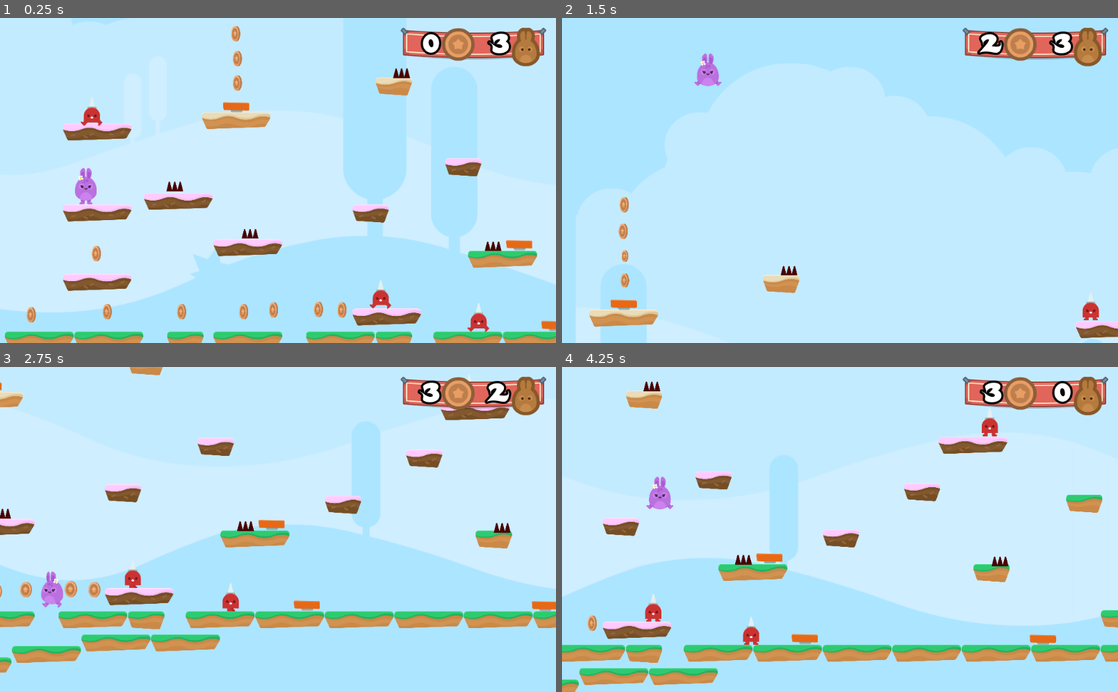
Above: before the commit, frames 1-4 (two rows, left to right).
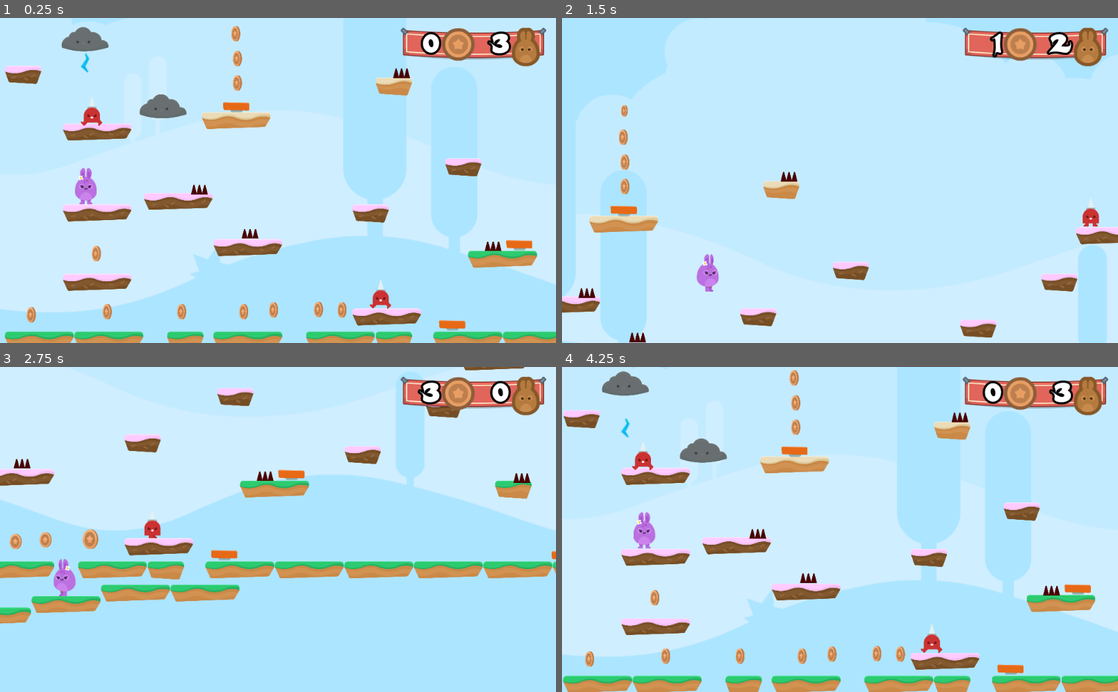
Above: after the commit, the same moments.

Repository: Pahutich/hoppy-days
Game: Godot game, scene res://Levels/Level1.tscn
Same seed, same stepped clock (60 frames per second), same inputs: the game is played once before the commit and once after it.
Inputs (mouse positions are in pixels of both pictures, inside the frame that each line leads up to):
- Up to frame 1 (0.25 s): no input
- Up to frame 2 (1.5 s): hold D (right) from 0.53 s (still down); tap Space (jump) at 0.77 s
- Up to frame 3 (2.75 s): tap Space (jump) at 1.52 s; release D (right) at 2.03 s; hold A (left) from 2.03 s (still down)
- Up to frame 4 (4.25 s): release A (left) at 2.78 s; hold D (right) 2.78-3.5 s; tap Space (jump) at 3.02 s; click (745, 575) at 3.52 s

The runs differ from the first frame. In frame 1, 1.8% of the frame differs, in the area x 0-100%, y 2-97%; in frame 2, 6.9%; in frame 3, 33%; in frame 4, 39%, in the area x 0-100%, y 0-100%.

Commit message:
32. Making the Cloud NPC

Diff:
--- a/Levels/Level1.tscn
+++ b/Levels/Level1.tscn
@@ -9,6 +9,7 @@
 [ext_resource path="res://GUI/GUI.tscn" type="PackedScene" id=7]
 [ext_resource path="res://Items/Coin.tscn" type="PackedScene" id=8]
 [ext_resource path="res://NPCs/Spikeman.tscn" type="PackedScene" id=9]
+[ext_resource path="res://NPCs/Cloud.tscn" type="PackedScene" id=10]
 
 [node name="Level1" type="Node2D"]
 script = ExtResource( 6 )
@@ -28,12 +29,12 @@
 tile_set = ExtResource( 2 )
 collision_layer = 2
 format = 1
-tile_data = PoolIntArray( -458720, 5, 0, -262127, 4, 0, -196603, 0, …(524 unchanged characters)…
+tile_data = PoolIntArray( -524288, 1, 0, -458720, 5, 0, -262127, 4, 0, -196603, 0, …(524 unchanged characters)…
 
 [node name="Hazards" type="Node" parent="."]
 
 [node name="SpikeTop" parent="Hazards" instance=ExtResource( 3 )]
-position = Vector2( 943, 916 )
+position = Vector2( 1079, 933 )
 
 [node name="SpikeTop2" parent="Hazards" instance=ExtResource( 3 )]
 position = Vector2( 1359, 1178 )
@@ -60,7 +61,7 @@
 position = Vector2( 2846, 1241 )
 
 [node name="JumpPad2" parent="JumpPads" instance=ExtResource( 5 )]
-position = Vector2( 3041, 1688 )
+position = Vector2( 2475, 1685 )
 
 [node name="JumpPad3" parent="JumpPads" instance=ExtResource( 5 )]
 position = Vector2( 4356, 1691 )
@@ -108,9 +109,6 @@
 
 [node name="NPCs" type="Node" parent="."]
 
-[node name="Spikeman" parent="NPCs" instance=ExtResource( 9 )]
-position = Vector2( 2645, 1641 )
-
 [node name="Spikeman2" parent="NPCs" instance=ExtResource( 9 )]
 position = Vector2( 508, 501 )
 
@@ -122,3 +120,9 @@
 
 [node name="Spikeman5" parent="NPCs" instance=ExtResource( 9 )]
 position = Vector2( 2104, 1513 )
+
+[node name="Cloud" parent="NPCs" instance=ExtResource( 10 )]
+position = Vector2( 510, 100 )
+
+[node name="Cloud2" parent="NPCs" instance=ExtResource( 10 )]
+position = Vector2( 941, 471 )
--- /dev/null
+++ b/NPCs/Cloud.gd
@@ -0,0 +1,16 @@
+extends Node2D
+
+var timeout = false
+
+func _process(delta):
+	if $Sprite/RayCast2D.is_colliding():
+		fire()
+
+func fire():
+	if not timeout:
+		$Sprite/RayCast2D.add_child(load("res://NPCs/Lightning.tscn").instance())
+		$Sprite/Timer.start()
+		timeout = true
+
+func _on_Timer_timeout():
+	timeout = false
--- /dev/null
+++ b/NPCs/Cloud.tscn
@@ -0,0 +1,59 @@
+[gd_scene load_steps=5 format=2]
+
+[ext_resource path="res://GFX/Enemies/cloud.png" type="Texture" id=1]
+[ext_resource path="res://NPCs/Cloud.gd" type="Script" id=2]
+
+[sub_resource type="Animation" id=1]
+resource_name = "CloudDrift"
+length = 8.0
+loop = true
+step = 1.0
+tracks/0/type = "value"
+tracks/0/path = NodePath(".:position")
+tracks/0/interp = 1
+tracks/0/loop_wrap = true
+tracks/0/imported = false
+tracks/0/enabled = true
+tracks/0/keys = {
+"times": PoolRealArray( 0, 2, 6 ),
+"transitions": PoolRealArray( 1, 1, 1 ),
+"update": 0,
+"values": [ Vector2( 0, 0 ), Vector2( -500, 0 ), Vector2( 500, 0 ) ]
+}
+
+[sub_resource type="Animation" id=2]
+length = 0.001
+tracks/0/type = "value"
+tracks/0/path = NodePath(".:position")
+tracks/0/interp = 1
+tracks/0/loop_wrap = true
+tracks/0/imported = false
+tracks/0/enabled = true
+tracks/0/keys = {
+"times": PoolRealArray( 0 ),
+"transitions": PoolRealArray( 1 ),
+"update": 0,
+"values": [ Vector2( 0, 0 ) ]
+}
+
+[node name="Cloud" type="Node2D"]
+script = ExtResource( 2 )
+
+[node name="Sprite" type="Sprite" parent="."]
+self_modulate = Color( 0.462745, 0.462745, 0.462745, 1 )
+texture = ExtResource( 1 )
+
+[node name="AnimationPlayer" type="AnimationPlayer" parent="Sprite"]
+autoplay = "CloudDrift"
+anims/CloudDrift = SubResource( 1 )
+anims/RESET = SubResource( 2 )
+
+[node name="Timer" type="Timer" parent="Sprite"]
+
+[node name="RayCast2D" type="RayCast2D" parent="Sprite"]
+modulate = Color( 0.0745098, 0.807843, 0.929412, 1 )
+position = Vector2( 0, 61 )
+enabled = true
+cast_to = Vector2( 0, 750 )
+
+[connection signal="timeout" from="Sprite/Timer" to="." method="_on_Timer_timeout"]
--- /dev/null
+++ b/NPCs/Lightning.gd
@@ -0,0 +1,21 @@
+extends Node2D
+
+const SPEED = 300
+
+func ready():
+	set_as_toplevel(true)
+	global_position = get_parent().global_position
+
+func _process(delta):
+	position.y += SPEED * delta
+	manage_collision()
+
+func manage_collision():
+	var collider = $Area2D.get_overlapping_bodies()
+	for object in collider:
+		if object.name == "Player":
+			get_tree().call_group("Gamestate", "hurt")
+		queue_free()
+
+func _on_VisibilityNotifier2D_screen_exited():
+	queue_free()
--- /dev/null
+++ b/NPCs/Lightning.tscn
@@ -0,0 +1,37 @@
+[gd_scene load_steps=6 format=2]
+
+[ext_resource path="res://GFX/Particles/lighting_yellow.png" type="Texture" id=1]
+[ext_resource path="res://GFX/Particles/lighting_blue.png" type="Texture" id=2]
+[ext_resource path="res://NPCs/Lightning.gd" type="Script" id=3]
+
+[sub_resource type="SpriteFrames" id=1]
+animations = [ {
+"frames": [ ExtResource( 2 ), ExtResource( 1 ) ],
+"loop": true,
+"name": "default",
+"speed": 5.0
+} ]
+
+[sub_resource type="RectangleShape2D" id=2]
+extents = Vector2( 28, 56.5 )
+
+[node name="Lightning" type="Node2D"]
+script = ExtResource( 3 )
+
+[node name="Area2D" type="Area2D" parent="."]
+collision_layer = 4
+collision_mask = 3
+
+[node name="AnimatedSprite" type="AnimatedSprite" parent="Area2D"]
+frames = SubResource( 1 )
+frame = 1
+playing = true
+
+[node name="CollisionShape2D" type="CollisionShape2D" parent="Area2D"]
+visible = false
+position = Vector2( 0, -0.5 )
+shape = SubResource( 2 )
+
+[node name="VisibilityNotifier2D" type="VisibilityNotifier2D" parent="Area2D"]
+
+[connection signal="screen_exited" from="Area2D/VisibilityNotifier2D" to="." method="_on_VisibilityNotifier2D_screen_exited"]
Not shown: 1 places in Levels/Level1.tscn that only renumber resources
